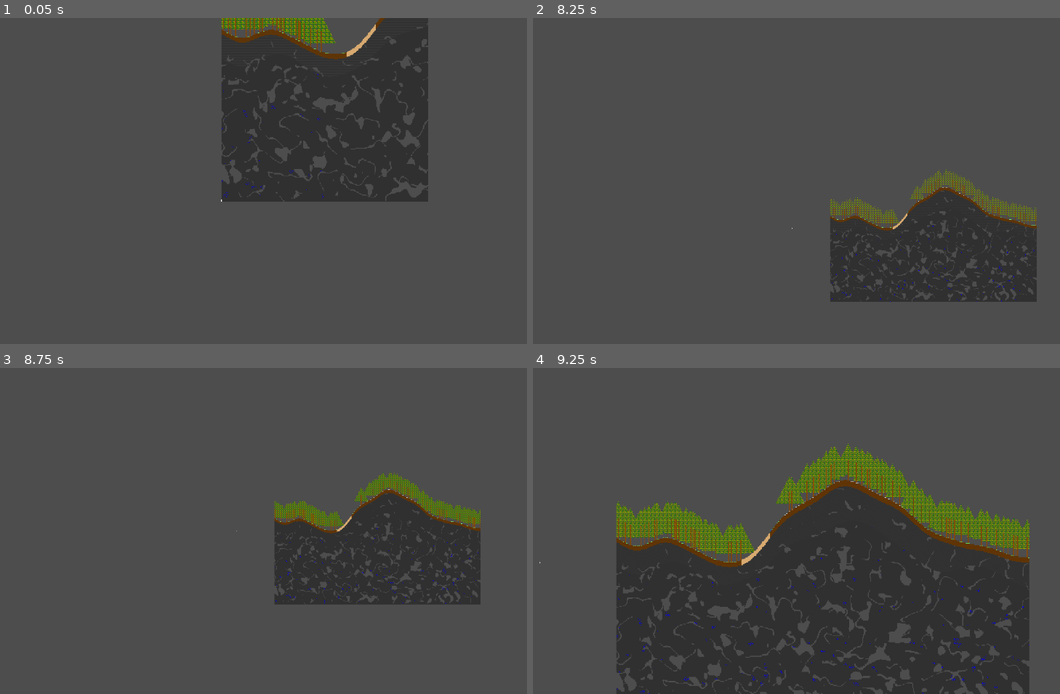
Above: before the commit, frames 1-4 (two rows, left to right).
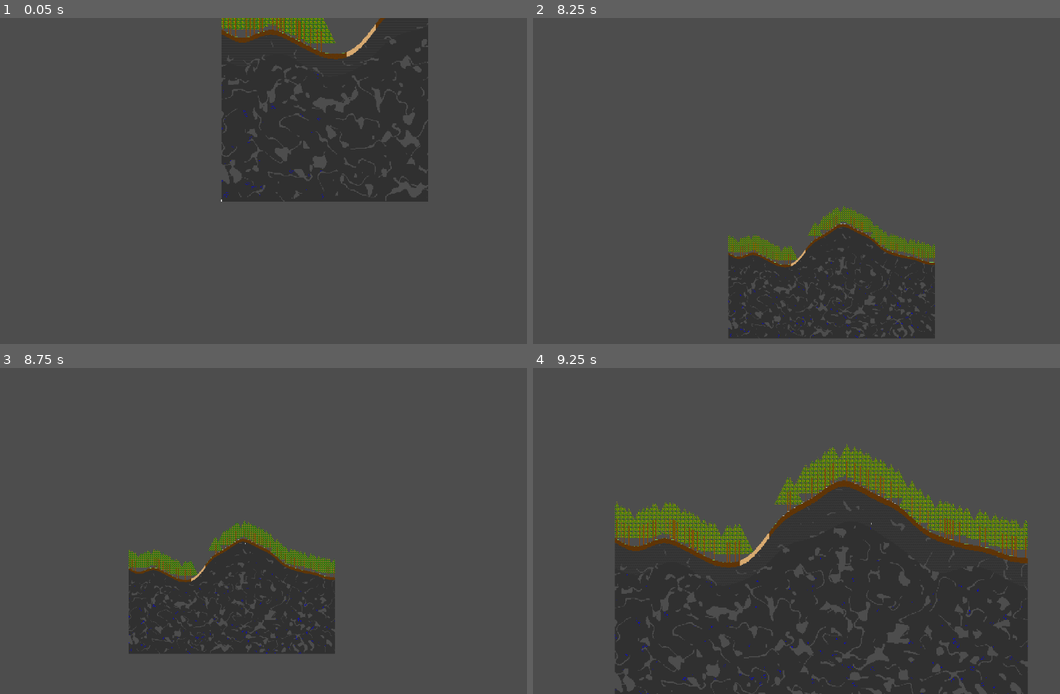
Above: after the commit, the same moments.

Repository: TwigGlenn4/BlockForge
Game: Godot game, scene res://scenes/GameScene/game_scene.tscn
Two runs of this game, one before a commit and one after it. Both use one fixed random seed, a clock stepped at 60 frames per second and the inputs below.
Inputs (mouse positions are in pixels of both pictures, inside the frame that each line leads up to):
- Up to frame 1 (0.05 s): no input
- Up to frame 2 (8.25 s): tap Enter (ui_accept) at 0.5, 0.77, 1.25, 1.52, 2, 2.75, 3.02, 3.5, 3.77, 4.52, 5, 6.02, 6.77, 7.52 s; move the mouse to (896, 164) at 0.52 s; hold = (camera_zoom_in) 0.53-1.28 s; tap - (camera_zoom_out) at 0.8, 1.35, 3.05, 5.3, 7.55 s; move the mouse to (654, 197) at 1.27 s; click (654, 197) at 1.55 s; move the mouse to (828, 109) at 2.02 s; hold = (camera_zoom_in) 2.03-2.78 s; click (828, 109) at 2.1 s; move the mouse to (738, 246) at 2.77 s; tap Down (camera_pan_down) at 2.85 s; move the mouse to (944, 229) at 3.52 s; hold Left (camera_pan_left) 3.53-4.28 s; click (944, 229) at 3.8 s; move the mouse to (596, 132) at 4.27 s; tap Right (camera_pan_right) at 4.35 s; tap = (camera_zoom_in) at 4.55, 5.85, 6.8 s; move the mouse to (796, 181) at 5.02 s; hold Up (camera_pan_up) 5.03-5.78 s; move the mouse to (680, 99) at 5.77 s; click (680, 99) at 6.05 s; move the mouse to (896, 164) at 6.52 s; hold - (camera_zoom_out) 6.53-7.28 s; move the mouse to (654, 197) at 7.27 s; click (654, 197) at 7.35 s; move the mouse to (828, 109) at 8.02 s; hold C (look_at_character) from 8.03 s (still down)
- Up to frame 3 (8.75 s): keep holding C (look_at_character); click (295, 459) at 8.3 s
- Up to frame 4 (9.25 s): move the mouse to (738, 596) at 8.77 s; release C (look_at_character) at 8.78 s; tap Keypad 0 (look_at_portal) at 8.85 s; tap Enter (ui_accept) at 9.02 s; tap = (camera_zoom_in) at 9.05 s

Frame 1 is identical in both runs. In frame 2, 14% of the frame differs, in the area x 36-96%, y 46-99%; in frame 3, 19%, in the area x 24-92%, y 31-88%; in frame 4, 8.4%.

Commit message:
constant speed character movement, fixed job queue, fixed invalid zoom errors

Diff:
--- a/classes/character.gd
+++ b/classes/character.gd
@@ -8,38 +8,54 @@
 var job_queue: Array[DataJob] = []
 var job_active: DataJob = DataJob.new()
 
+var stats = {
+  speed = 100.0 #   Character speed in blocks per second.
+}
+
+
 # Called when the node enters the scene tree for the first time.
 func _ready():
   pass # Replace with function body.
 
 
+
 # Called every frame. 'delta' is the elapsed time since the previous frame.
 func _process(delta):
-  var target_pixels: Vector2i = Helpers.pos_block_to_pixel(target_pos)
 
   if target_pos != Vector2i(-1,-1):
-    lerp_timer += delta*0.04
-    position = position.lerp(target_pixels, lerp_timer)
-    # print("lerped to "+str(position))
+    var target_pixels: Vector2i = Helpers.pos_block_to_pixel(target_pos)
+
+    position = position.move_toward(target_pixels, delta*(stats.speed*16))
+
     if position == Vector2(target_pixels):
-      lerp_timer = 0
       if target_pos == job_active.pos:
         job_active = DataJob.new() # reset to NONE job
       target_pos = Vector2i(-1,-1)
 
 
+
+func _physics_process(_delta):
   if (not job_queue.is_empty()) and job_active.type == DataJob.TYPE.NONE: # if job queue contains job and there is no active job, go to next job
-    print("Activating "+job_active._to_string())
     job_active = job_queue.pop_front()
     target_pos = job_active.pos
+    print("Activating "+job_active._to_string())
 
   current_pos = Helpers.pos_pixel_to_block(position)
+
 
 
 func _add_job(job:DataJob):
   job_queue.push_back(job)
   print("added "+str(job._to_string()))
 
+
+
 func _set_target_pos(block_pos:Vector2):
-  print("Targeting character to "+str(block_pos))
-  target_pos = block_pos
+  var goto_job = DataJob.new(block_pos, DataJob.TYPE.GOTO)
+  print("Prepending "+goto_job._to_string())
+  job_queue.push_front(goto_job)
+
+
+
+func _teleport_to(block_pos:Vector2):
+  position = Helpers.pos_block_to_pixel(block_pos)
--- a/classes/data_job.gd
+++ b/classes/data_job.gd
@@ -8,7 +8,7 @@
   CRAFT  # data=recipe   data2=count
 }
 
-var pos: Vector2i = Vector2i(-1,-1)
+var pos: Vector2i = Vector2i(-1,-1) # block position of job
 var type: TYPE
 var data: String
 var data2: int
--- a/classes/interacter.gd
+++ b/classes/interacter.gd
@@ -55,12 +55,13 @@
 
 # Zoom controls in _input to properly accept mouse wheel input
 func _input(event):
+  var new_zoom: Vector2 = zoom
   if event.is_action_pressed("camera_zoom_in"):
-    zoom += Vector2(ZOOM_SPEED, ZOOM_SPEED)
+    new_zoom += Vector2(ZOOM_SPEED, ZOOM_SPEED)
   if event.is_action_pressed("camera_zoom_out"):
-    zoom += Vector2(-ZOOM_SPEED, -ZOOM_SPEED)
+    new_zoom += Vector2(-ZOOM_SPEED, -ZOOM_SPEED)
 
-  zoom = zoom.clamp(Vector2(0.02, 0.02), Vector2(3,3))
+  zoom = new_zoom.clamp(Vector2(0.02, 0.02), Vector2(3,3))
   scale = Vector2(1 / zoom.x, 1 / zoom.y)
 
   if event.is_action_pressed("print_pointer_location"):
@@ -73,6 +74,8 @@
     _move_to_block(selected_character.current_pos)
 
   if Input.is_action_just_pressed("click"):
+    # print("zoom = "+str(zoom))
+
     var click_pos:Vector2 = get_global_mouse_position()
     # print("click_pos = "+str(click_pos))
 
--- a/scenes/GameScene/game_scene.tscn
+++ b/scenes/GameScene/game_scene.tscn
@@ -88,8 +88,7 @@
 texture = ExtResource("8_rfaf3")
 offset = Vector2(0, -8)
 
-[connection signal="character_to_portal" from="World/WorldGen" to="World/Character" method="_set_target_pos"]
-[connection signal="character_to_portal" from="World/WorldGen" to="World/Character" method="_go_to_portal"]
+[connection signal="character_to_portal" from="World/WorldGen" to="World/Character" method="_teleport_to"]
 [connection signal="gentimer_start" from="World/WorldGen" to="World/WorldGen/WorldGenTimer" method="_timer_start"]
 [connection signal="gentimer_stop" from="World/WorldGen" to="World/WorldGen/WorldGenTimer" method="_timer_stop"]
 [connection signal="move_camera" from="World/WorldGen" to="World/Camera2D" method="_move_to_block"]
